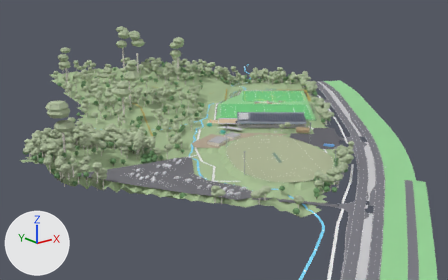
The glTF model KHFR_stage3_winter.glb: old version first, new version second.
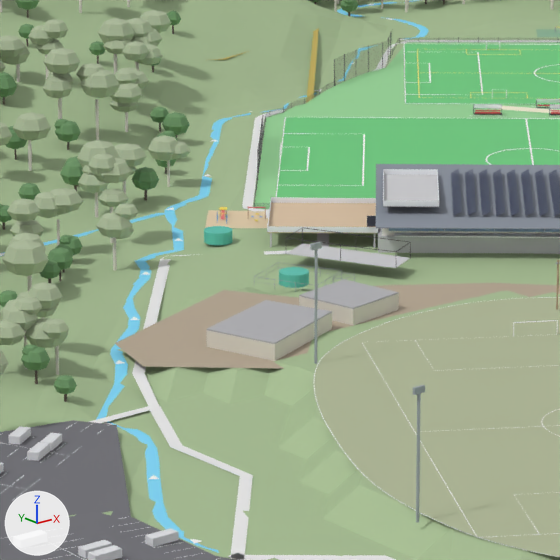
Old and new are each drawn from a camera (50 mm lens) standing at (-395.7, -538.8, 178.8) and looking at (-49.2, -105.8, 5.6) and again close up on the part from 38% to 60% of the width and 30% to 65% of the height. The axes (+X, +Y, +Z) are drawn at lower left. The lights are the same throughout. The first two pictures are the older version.

Names of what the first close-up shows: 'Bushland forest (euc_can)', 'Bushland forest (wat_can)', 'Existing Ground 1 (worn turf)', 'Existing club room roof', 'Existing dirt parking and road', 'Montrose drain (main, graded 144 m entry)', 'New car park (~220)', 'Pavilion roof (skillion)', 'Pitch 3', 'Pitch 4', 'Reserve terrain', 'field N flatgrass' and 64 more.
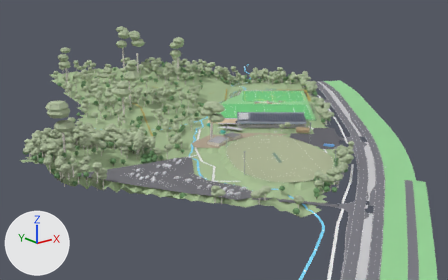
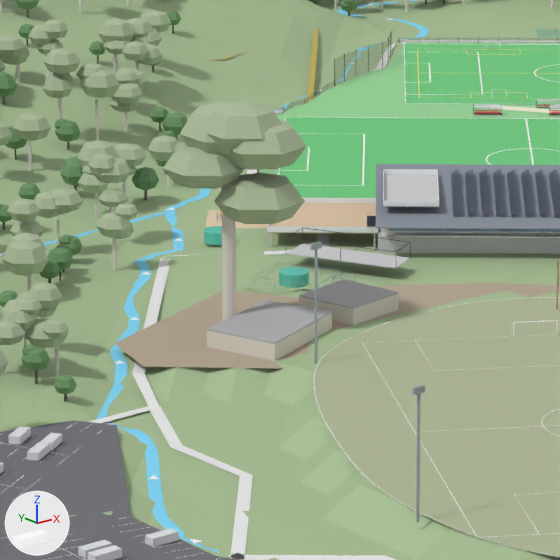
The change, as a list of edits to the scene's bpy script:
```text
Add me_sydney_blue_gum_canopy:
    me_sydney_blue_gum_canopy.from_pydata(...)  # 115 vertices, 210 faces; spans x -64.5..-44.1, y -106.0..-84.3, z 21.4..41.7
    me_sydney_blue_gum_canopy.materials.append(mat_euc_can)  # greyish green #adbc9b
Add me_sydney_blue_gum__existing___40_m:
    me_sydney_blue_gum__existing___40_m.from_pydata(...)  # 21 vertices, 30 faces; spans x -56.5..-54.2, y -95.6..-93.4, z 2.5..28.5
    me_sydney_blue_gum__existing___40_m.materials.append(mat_euc_trunk)  # light grey #ddd8d0
Add ob_sydney_blue_gum_canopy:
    ob_sydney_blue_gum_canopy = bpy.data.objects.new('Sydney blue gum canopy', me_sydney_blue_gum_canopy)
    ob_sydney_blue_gum_canopy.location = (0.0, 0.0, 0.0)
Add ob_sydney_blue_gum__existing___40_m:
    ob_sydney_blue_gum__existing___40_m = bpy.data.objects.new('Sydney blue gum (existing, ~40 m)', me_sydney_blue_gum__existing___40_m)
    ob_sydney_blue_gum__existing___40_m.location = (0.0, 0.0, 0.0)
```

Location of each change, [x1, y1, x2, y2] in pixels of the close-ups (560 x 560 px):
'Sydney blue gum canopy', added: after [162, 101, 307, 224]
'Sydney blue gum (existing, ~40 m)', added: after [221, 186, 236, 321]
